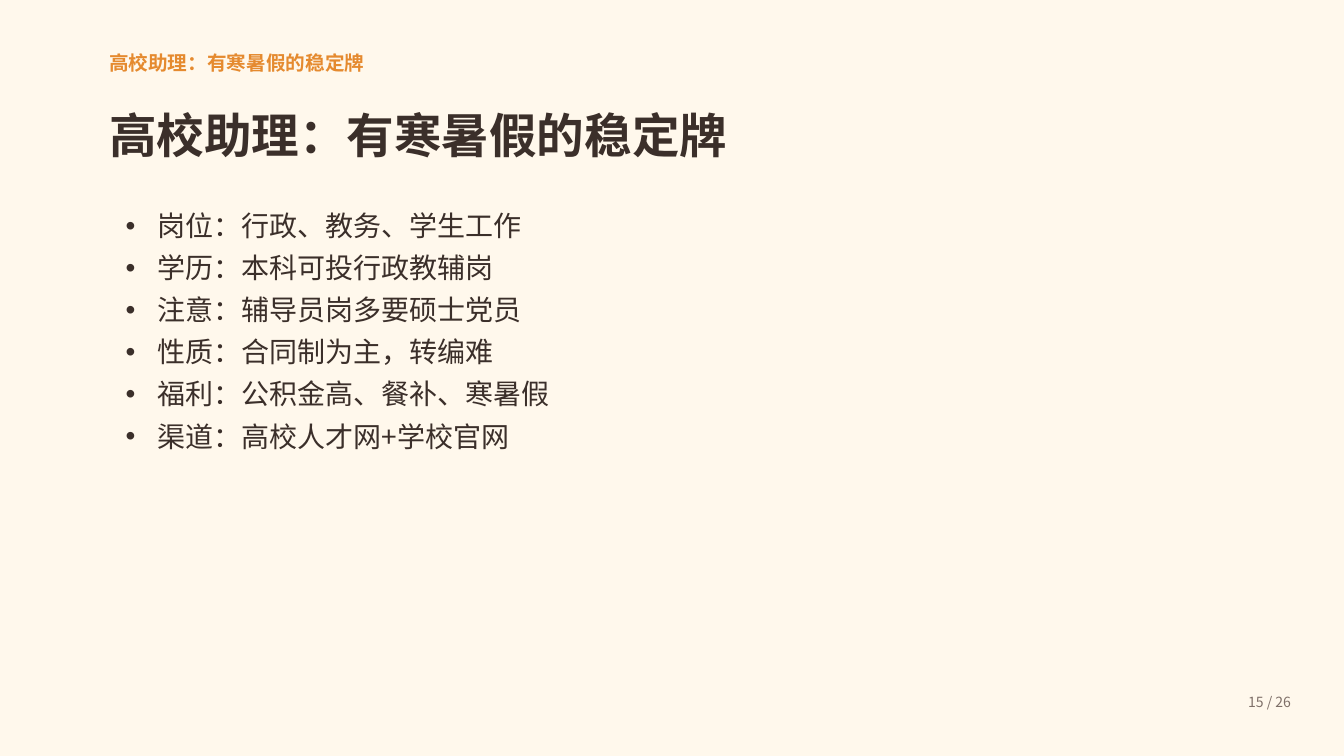
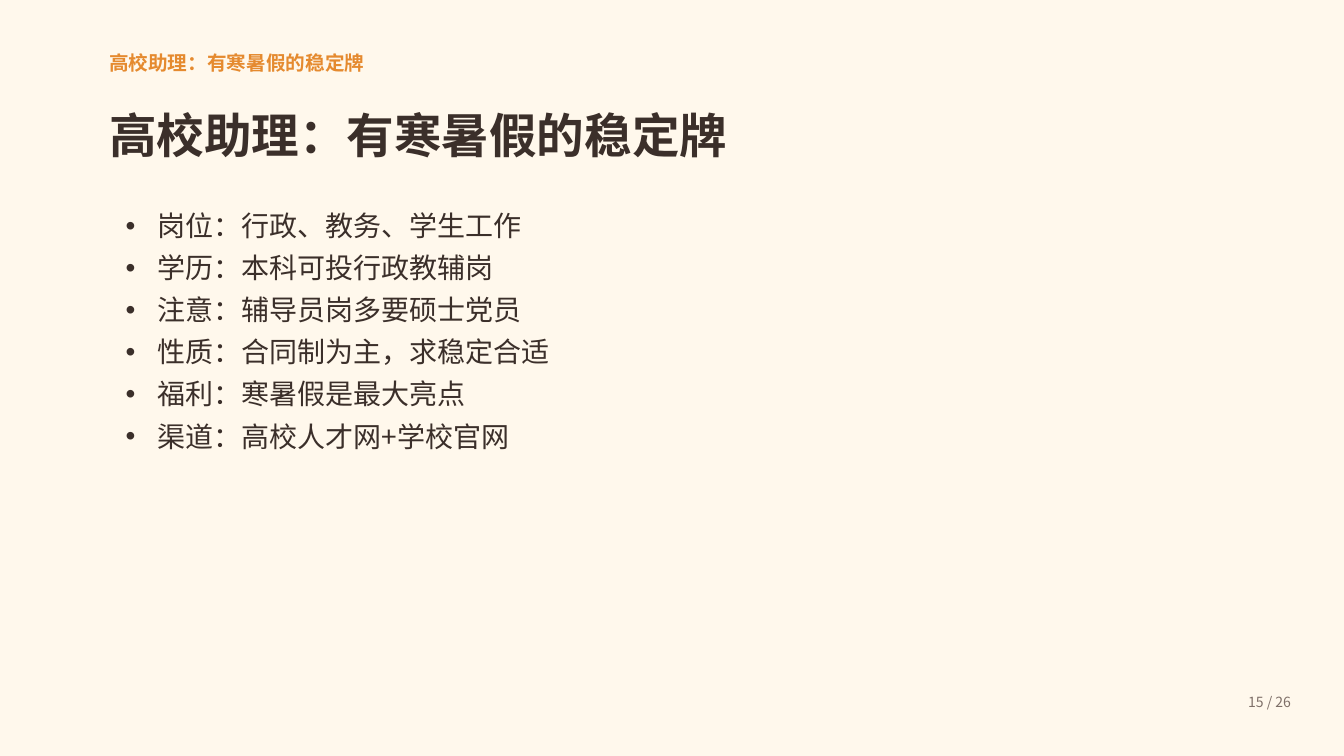
Before and after one commit to Honglixi99/Honglixi99.github.io, a slide deck: slide 15 of static/lulu/ppt/career-guide.pptx. Drawn at 1344x756 pixels with LibreOffice and Linux fonts; fonts in the diff are those of the drawing. Boxes give left, top, right and bottom in pixels: in the first picture for what was removed or moved away, otherwise in the second. Text is boxed around its words. In the diff, an @@ line names an element or a change of style, - is before the commit and + after.

```diff
--- a/static/lulu/ppt/career-guide.pptx
+++ b/static/lulu/ppt/career-guide.pptx
@@ text at (157,338,550,407): text changed @@
-• 性质：合同制为主，转编难
-• 福利：公积金高、餐补、寒暑假
+• 性质：合同制为主，求稳定合适
+• 福利：寒暑假是最大亮点
```
Also in this commit, not shown: 11 other slides changed, 6 other files.
